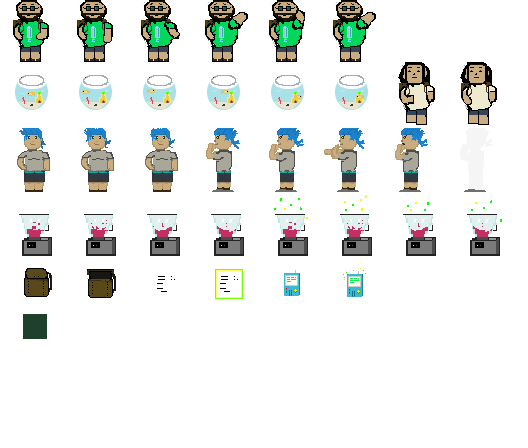
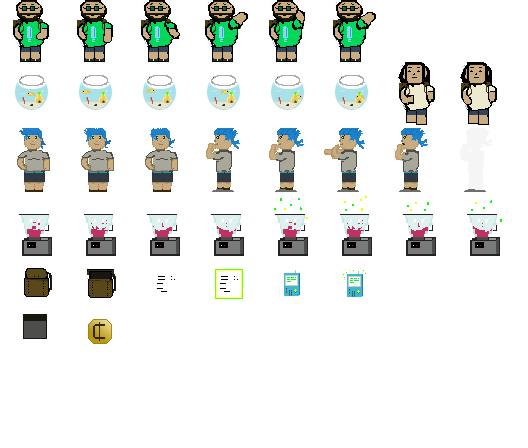
Layers edited between the first and the second 528x448 image:
painted on "Background" over 23, 314, 112, 344
